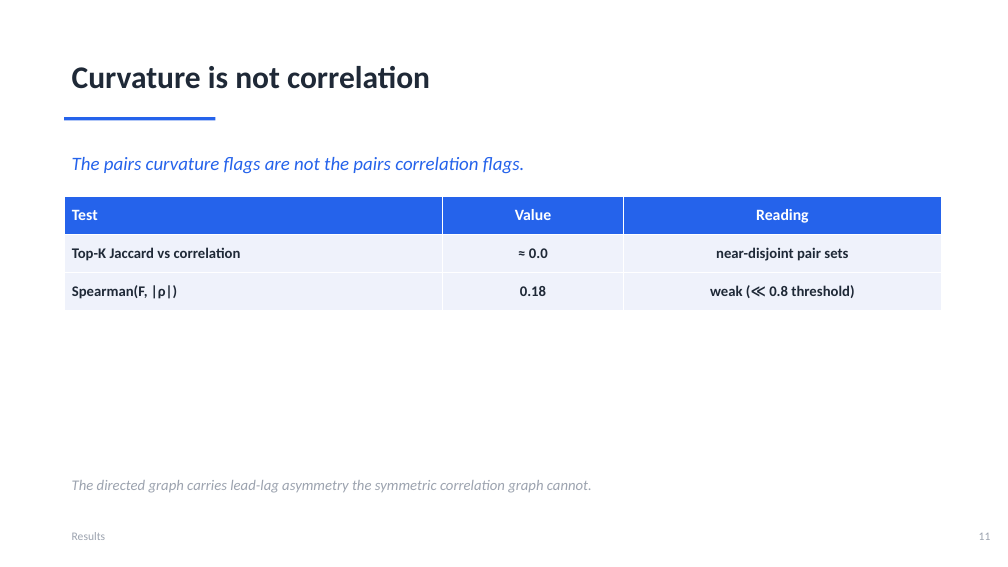
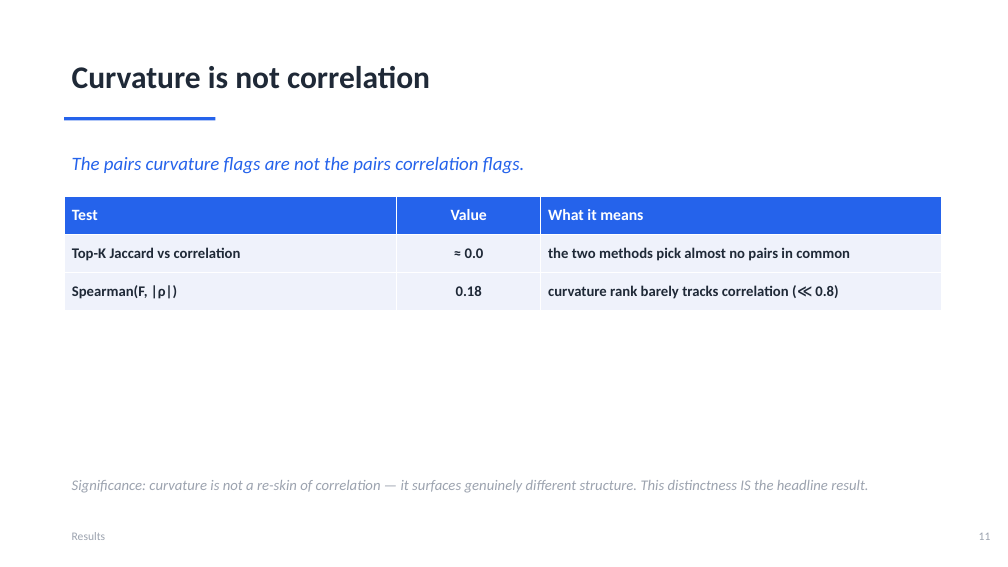
Before and after one commit to ivan-sit/Curvature-Lead-Lag-Model, a slide deck: slide 12 of slides/Ricci_Curvature_LeadLag.pptx. Drawn at 1008x567 pixels with LibreOffice and Linux fonts; fonts in the diff are those of the drawing. Boxes give left, top, right and bottom in pixels: in the first picture for what was removed or moved away, otherwise in the second. Text is boxed around its words. In the diff, an @@ line names an element or a change of style, - is before the commit and + after.

```diff
--- a/slides/Ricci_Curvature_LeadLag.pptx
+++ b/slides/Ricci_Curvature_LeadLag.pptx
@@ table at [64,197,941,310] @@
-row 1, column 3: Reading
+row 1, column 3: What it means
-row 2, column 3: near-disjoint pair sets
+row 2, column 3: the two methods pick almost no pairs in common
-row 3, column 3: weak (≪ 0.8 threshold)
+row 3, column 3: curvature rank barely tracks correlation (≪ 0.8)
@@ text at [72,480,868,493]: text changed @@
-The directed graph carries lead-lag asymmetry the symmetric correlation graph cannot.
+Significance: curvature is not a re-skin of correlation — it surfaces genuinely different structure. This distinctness IS the headline result.
```
Also in this commit, not shown: 4 other slides changed, 1 other file.
